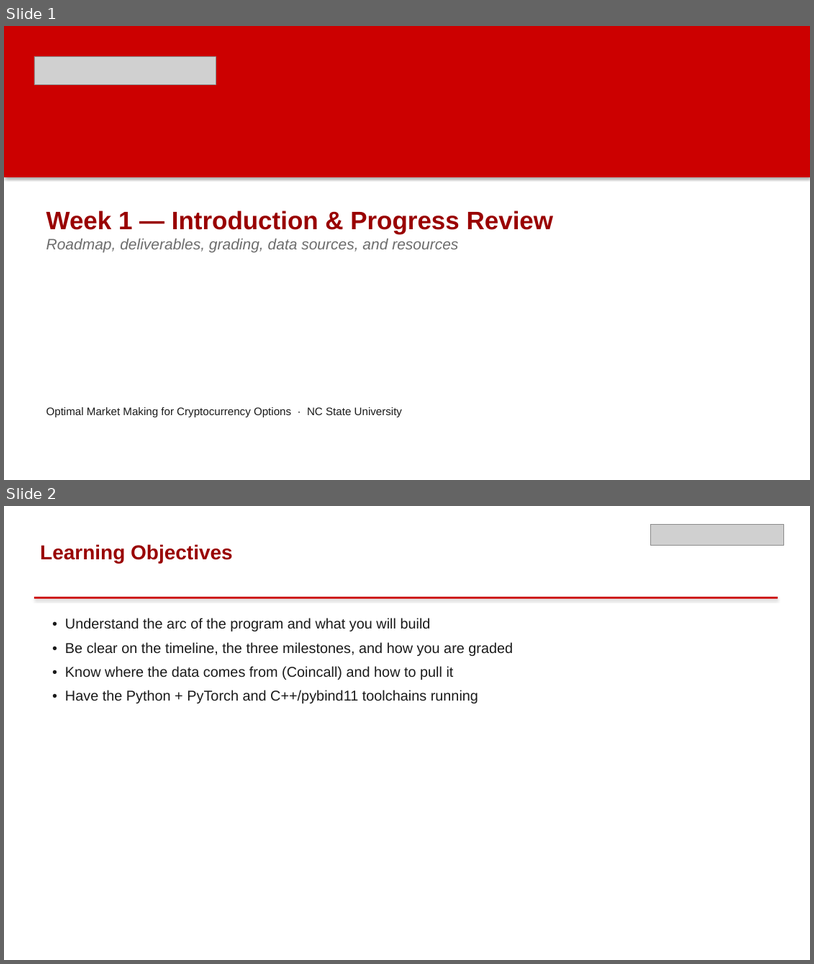
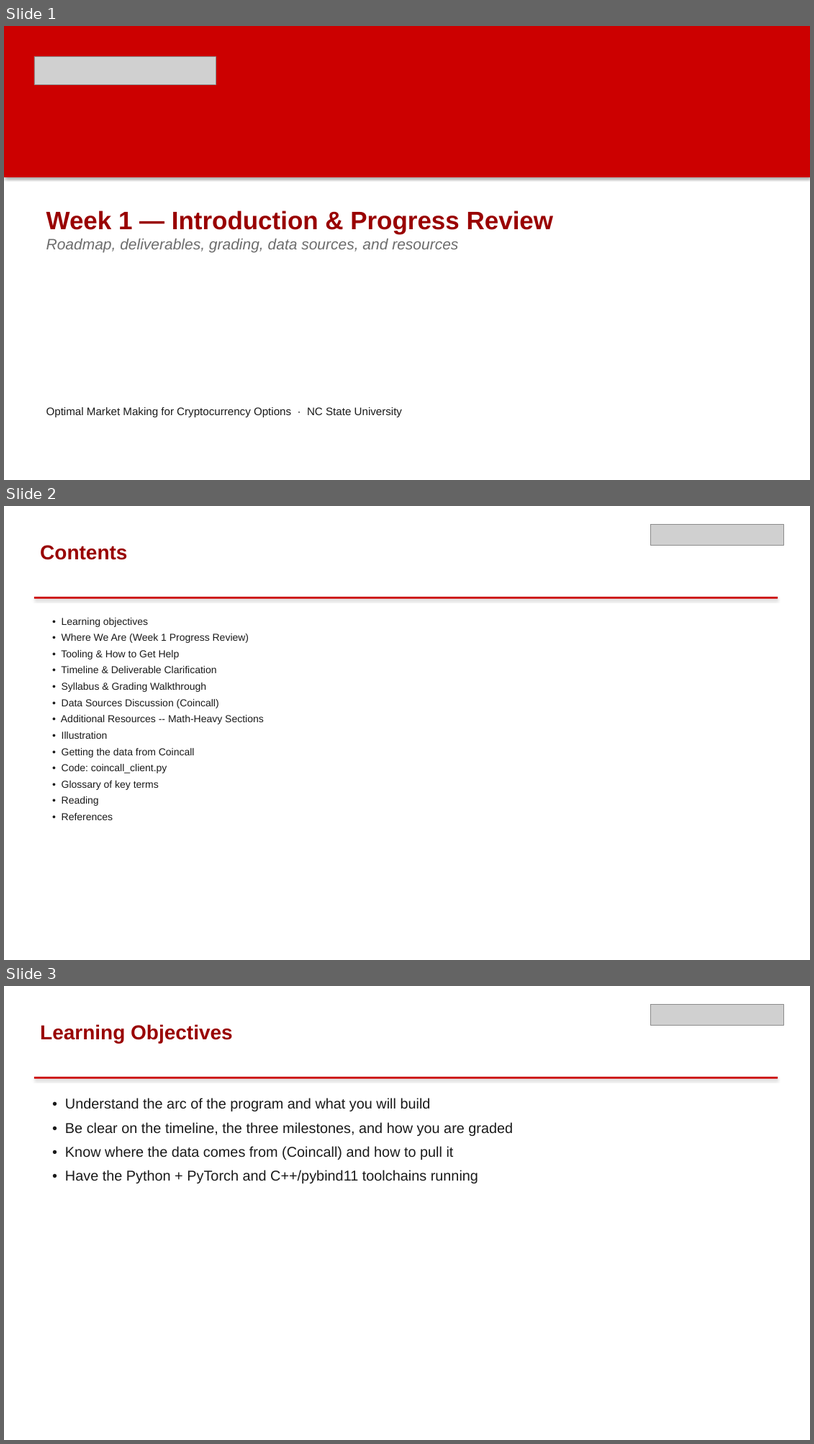
Before and after one commit to dendisuhubdy/ncsu_finmath_summer_2026, a slide deck: weekly_presentations/week01_introduction.pptx. Shown one above the other, each under a label of ours: slides 1 and 2 before the commit, slides 1, 2 and 3 after it. The pictures are 814x964 and 814x1444 pixels, drawn with LibreOffice and Linux fonts; fonts in the diff are those of the drawing; grey boxes stand for pictures. Boxes give left, top, right and bottom in pixels: in the first picture for what was removed or moved away, otherwise in the second. Text is boxed around its words. In the diff, an @@ line names an element or a change of style, - is before the commit and + after.

```diff
--- a/weekly_presentations/week01_introduction.pptx
+++ b/weekly_presentations/week01_introduction.pptx
@@ slide 2 added at <box>4,506,810,960</box>, background #FFFFFF @@
@@ picture added at <box>651,524,784,546</box> @@
@@ text added at <box>40,545,127,560</box>, 24 pt, text #990000, bold @@
+Contents
@@ rectangle added at <box>34,597,778,599</box>, fill #CC0000 @@
@@ text added at <box>61,618,264,820</box>, 12 pt, text #1A1A1A @@
+• Learning objectives
+• Where We Are (Week 1 Progress Review)
+• Tooling & How to Get Help
+• Timeline & Deliverable Clarification
+• Syllabus & Grading Walkthrough
+• Data Sources Discussion (Coincall)
+• Additional Resources -- Math-Heavy Sections
+• Illustration
+• Getting the data from Coincall
+• Code: coincall_client.py
+• Glossary of key terms
+• Reading
+• References
@@ what was slide 2 is now slide 3 @@
```
Also in this commit, not shown: 30 other files.
